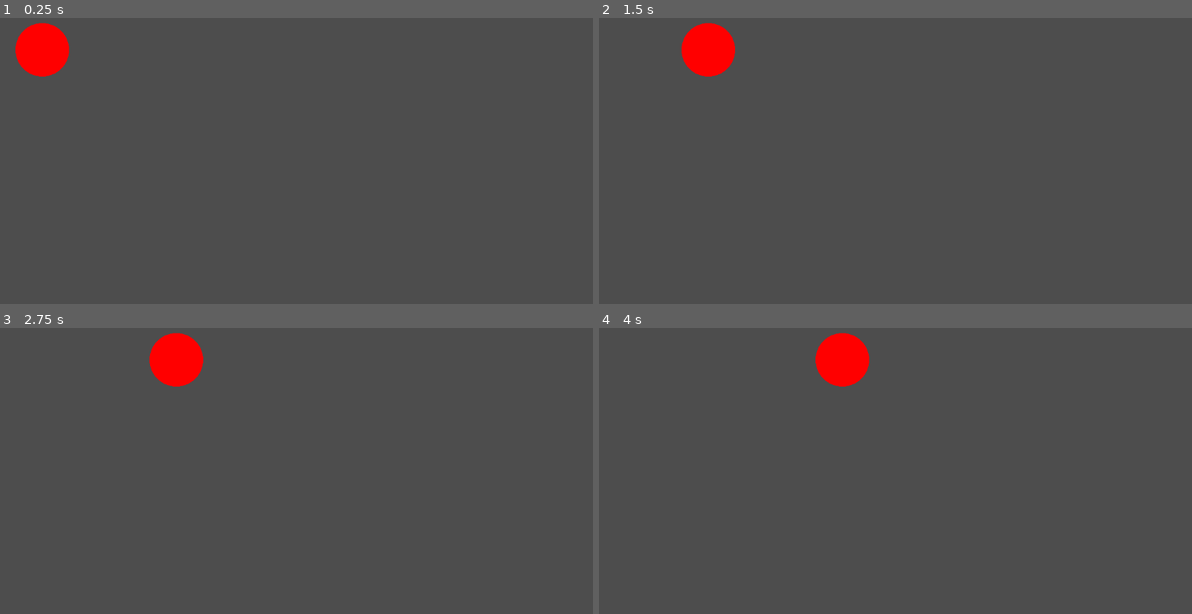
Above: before the commit, frames 1-4 (two rows, left to right).
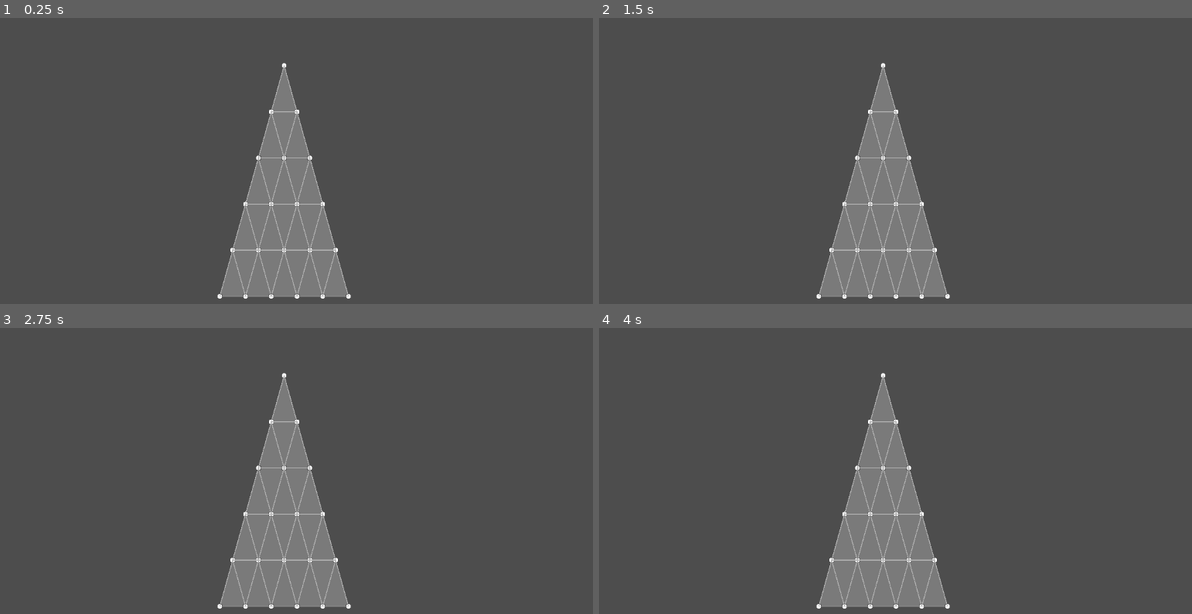
Above: after the commit, the same moments.

Repository: pegesund/trivium
Game: Godot game, scene res://node_2d.tscn
Same seed, same stepped clock (60 frames per second), same inputs: the game is played once before the commit and once after it.
Inputs:
- Up to frame 1 (0.25 s): no input
- Up to frame 2 (1.5 s): no input
- Up to frame 3 (2.75 s): no input
- Up to frame 4 (4 s): no input

The runs differ from the first frame. In frame 1, 10% of the frame differs, in the area x 2-60%, y 1-99%; in frame 2, 10%, in the area x 13-60%, y 1-99%; in frame 3, 10%; in frame 4, 10%.

Commit message:
triangle looking like something

Diff:
--- a/node_2d.gd
+++ b/node_2d.gd
@@ -1,42 +1,153 @@
 extends Node2D
 
-# Radius of the circle
-var radius: float = 50.0
-# Initial position of the circle
-var circle_position: Vector2 = Vector2(100, 100)
-# Speed of the circle
-var speed: float = 100.0  # pixels per second
-# Direction of movement (1 for right, -1 for left)
-var direction: int = 1
+# Triangle configuration
+var base_width = 200.0  # Base width of the triangle in pixels
+var scale_factor = 1.2  # Scale factor to adjust the overall size
+var height_to_width_ratio = 1.8  # How much taller the triangle is compared to its width
+var grid_color = Color(0.7, 0.7, 0.7, 1.0)  # Light gray color for the grid
+var point_color = Color(0.3, 0.3, 0.3, 1.0)  # Dark gray color for the points
+var triangle_color = Color(0.9, 0.9, 0.9, 0.3)  # Light gray with opacity for triangle fill
+var intersection_fill_color = Color(1.0, 1.0, 1.0, 1.0)  # White color for intersection fill
+var intersection_radius = 5.0  # Radius of the intersection points (increased from 3.0)
+var connection_width = 1.5  # Width of the connection lines
 
 func _ready():
-	print("Ready function called")
-	# Schedule the _draw method to be called
+	# Draw once at startup
 	queue_redraw()
 
-func _process(delta):
-	print("Process function called")
-	# Move the circle
-	circle_position.x += speed * delta * direction
+func _process(_delta):
+	# No continuous redraw
+	pass
 
-	# Get the viewport width
-	var viewport_width = get_viewport_rect().size.x
+# Function to draw an intersection point
+# position: Vector2 position of the intersection
+func draw_intersection(position):
+	# Draw filled white circle
+	draw_circle(position, intersection_radius, intersection_fill_color)
+	# Draw circle outline
+	draw_circle_arc(position, intersection_radius, 0, 360, point_color)
 
-	# Check for boundary collision and reverse direction if needed
-	if circle_position.x - radius < 0:
-		circle_position.x = radius  # Correct position
-		direction = 1  # Move right
-	elif circle_position.x + radius > viewport_width:
-		circle_position.x = viewport_width - radius  # Correct position
-		direction = -1  # Move left
+# Helper function to draw circle outline
+func draw_circle_arc(center, radius, angle_from, angle_to, color):
+	var nb_points = 32
+	var points_arc = PackedVector2Array()
 
-	# Continuously force a redraw
-	queue_redraw()
+	for i in range(nb_points + 1):
+		var angle_point = deg_to_rad(angle_from + i * (angle_to - angle_from) / nb_points)
+		points_arc.push_back(center + Vector2(cos(angle_point), sin(angle_point)) * radius)
+
+	for index_point in range(nb_points):
+		draw_line(points_arc[index_point], points_arc[index_point + 1], color, 1)
+
+# Function to draw a triangle with a grid
+# x_size: width of the triangle
+# height_ratio: how much taller the triangle is compared to its width
+# x_pos, y_pos: coordinates of the top point of the triangle
+func draw_triangle(x_size, height_ratio, x_pos, y_pos):
+	# Calculate height based on the ratio
+	var y_size = x_size * height_ratio
+
+	# Calculate the three points of the triangle
+	var top_point = Vector2(x_pos, y_pos)
+	var bottom_left = Vector2(x_pos - x_size/2, y_pos + y_size)
+	var bottom_right = Vector2(x_pos + x_size/2, y_pos + y_size)
+
+	# Draw the filled triangle
+	var triangle = PackedVector2Array([top_point, bottom_left, bottom_right])
+	draw_colored_polygon(triangle, triangle_color)
+
+	# Draw the triangle outline
+	draw_line(top_point, bottom_left, grid_color, connection_width)
+	draw_line(bottom_left, bottom_right, grid_color, connection_width)
+	draw_line(bottom_right, top_point, grid_color, connection_width)
+
+	# Draw the corner points
+	draw_intersection(top_point)
+	draw_intersection(bottom_left)
+	draw_intersection(bottom_right)
+
+	# Create a triangular grid with 6 rows
+	var rows = 6
+	var grid_points = []
+
+	# Calculate the height of each row
+	var row_height = y_size / (rows - 1)
+
+	# Generate points for each row
+	for row in range(rows):
+		var points_in_row = row + 1  # Row 0 has 1 point, row 5 has 6 points
+		var row_points = []
+
+		# Calculate row width (proportional to row index)
+		var row_width = x_size * row / (rows - 1)
+
+		# Calculate horizontal spacing
+		var col_width = 0
+		if points_in_row > 1:  # Avoid division by zero
+			col_width = row_width / (points_in_row - 1)
+
+		# Calculate row start position
+		var start_x = x_pos - row_width / 2
+		var current_y = y_pos + row * row_height
+
+		# Create points for this row
+		for col in range(points_in_row):
+			var point_x = start_x + col * col_width
+			var point = Vector2(point_x, current_y)
+
+			# Add point to row
+			row_points.append(point)
+
+			# Draw the intersection point
+			draw_intersection(point)
+
+		# Add row to grid
+		grid_points.append(row_points)
+
+	# Draw horizontal connections
+	for row in range(rows):
+		var row_points = grid_points[row]
+
+		for i in range(row_points.size() - 1):
+			var start = row_points[i]
+			var end = row_points[i + 1]
+
+			# Draw the line
+			draw_line(start, end, grid_color, connection_width)
+
+	# Draw vertical connections
+	for row in range(rows - 1):
+		var upper_row = grid_points[row]
+		var lower_row = grid_points[row + 1]
+
+		for i in range(upper_row.size()):
+			var start = upper_row[i]
+			var end = lower_row[i]
+
+			# Draw the line
+			draw_line(start, end, grid_color, connection_width)
+
+	# Draw diagonal connections
+	for row in range(rows - 1):
+		var upper_row = grid_points[row]
+		var lower_row = grid_points[row + 1]
+
+		for i in range(upper_row.size()):
+			if i + 1 < lower_row.size():
+				var start = upper_row[i]
+				var end = lower_row[i + 1]
+
+				# Draw the line
+				draw_line(start, end, grid_color, connection_width)
 
 func _draw():
-	print("Draw function called")
-	# Use the correct method to set the drawing color
-	var color = Color(1, 0, 0, 1)  # Ensure the alpha is set to 1
+	# Get viewport dimensions to center the triangle
+	var viewport_size = get_viewport_rect().size
+	var center_x = viewport_size.x / 2
+	var center_y = viewport_size.y / 5  # Position it higher on the screen (1/5 instead of 1/4)
 
-	# Draw the circle at the updated position
-	draw_circle(circle_position, radius, color)
+	# Calculate the actual width using the scale factor
+	var scaled_width = base_width * scale_factor
+
+	# Draw the triangle in the middle of the screen
+	draw_triangle(scaled_width, height_to_width_ratio, center_x, center_y)
